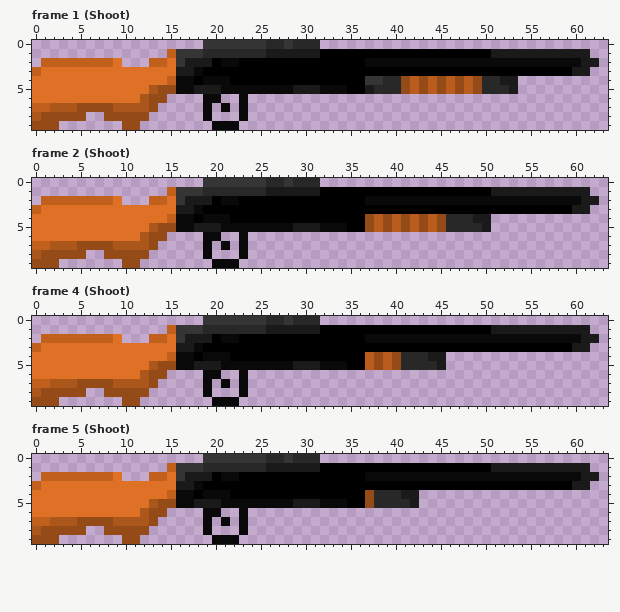
Pixel-art file -- Art/ASP_Guns/Remington.aseprite. The picture above was drawn from the file before the commit.
64x32 pixels, 8 frames. Colours within 5 levels of each other are drawn and written as one. Shown: frame 1 (Shoot), frame 2 (Shoot), frame 4 (Shoot), frame 5 (Shoot). The old version is drawn lined up with the new one, on the new canvas. The commit also changed other frames, which this record leaves out.
The same view after the edit:
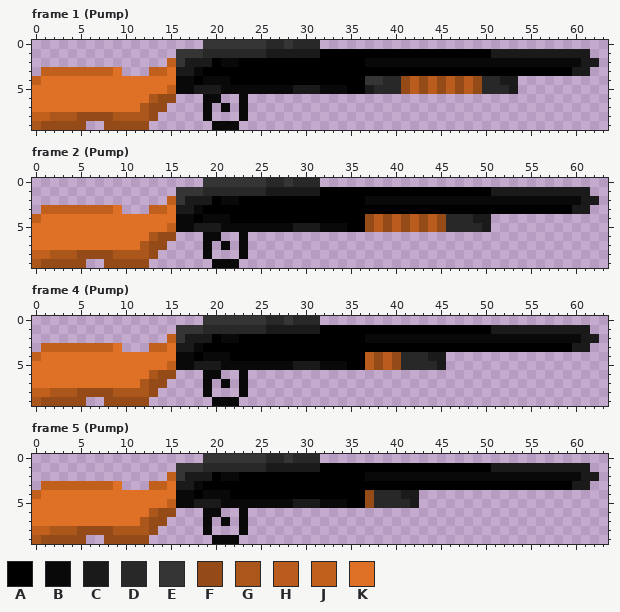
Palette (. is transparent): A #000000  B #090909  C #1a1a1a  D #282828  E #353535  F #954b18  G #ab561b  H #b95c1d  J #c1601c  K #df7126
The edit:
canvas 64x32 -> 64x10, the old top-left corner now at 0,-10 (the part of the old canvas that was cut away was empty and is not shown)
Frame 1 (Pump):
y 1: x 15 J -> .
y 2: x 1..9 JJJJJJJJK -> .........; x 13..15 JJK -> ..J
y 3: x 0..8 JKKKKKKKK -> .JJJJJJJJ; x 10..14 KKKKK -> ...JJ
y 4: x 0 K -> J; x 15 J -> K
y 5: x 13..15 GFF -> KKJ
y 6: x 12..13 GF -> KG; x 15 . -> F
y 7: x 0..11 JJGGGFFFFGGG -> KKKKKKKKKKKK; x 14 . -> F
y 8: x 0..4 GFFFF -> JJGGG; x 6..7 .. -> FF; x 9..13 FFFF. -> GGGGF
y 9: x 0 F -> G; x 3..5 ... -> FFF; x 8..9 .. -> FF; x 12 . -> F
Frame 2 (Pump): the same change as frame 1 (Pump)
Frame 4 (Pump): the same change as frame 1 (Pump)
Frame 5 (Pump): the same change as frame 1 (Pump)
